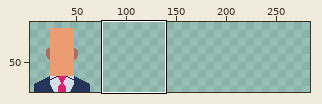
File history of a sprite sheet, assets/characters.png. Above: a wide view before the commit, with the close-up outlined.
Close-up. Earlier state:
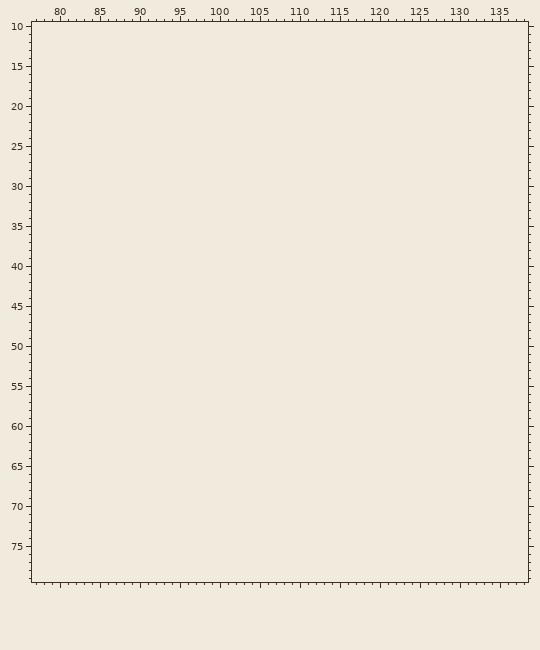
The file is 72x80 pixels. Shown: x 77..138, y 10..79. The old version is drawn lined up with the new one, on the new canvas. The wide view leaves out empty margins. The commit also changed other parts of the picture, which this record leaves out.
Now the later version:
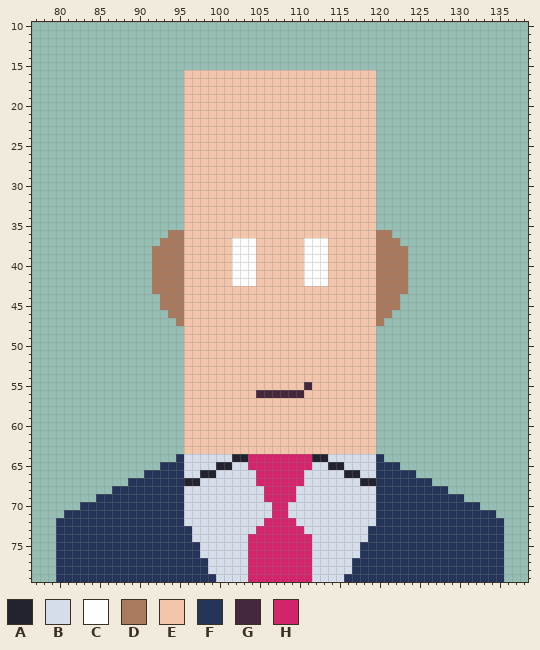
Palette (. is transparent): A #23232f  B #d5ddea  C #ffffff  D #aa7a5f  E #f3c5ac  F #253559  G #45283c  H #d3256c
Diff:
canvas 72x80 -> 288x80
y 16..35: x 96..119 ........................ -> EEEEEEEEEEEEEEEEEEEEEEEE
y 36: x 94..121 ............................ -> DDEEEEEEEEEEEEEEEEEEEEEEEEDD
y 37: x 93..122 .............................. -> DDDEEEEEECCCEEEEEECCCEEEEEEDDD
y 38..42: x 92..123 ................................ -> DDDDEEEEEECCCEEEEEECCCEEEEEEDDDD
y 43: x 92..123 ................................ -> DDDDEEEEEEEEEEEEEEEEEEEEEEEEDDDD
y 44..45: x 93..122 .............................. -> DDDEEEEEEEEEEEEEEEEEEEEEEEEDDD
y 46: x 94..121 ............................ -> DDEEEEEEEEEEEEEEEEEEEEEEEEDD
y 47: x 95..120 .......................... -> DEEEEEEEEEEEEEEEEEEEEEEEED
y 48..54: x 96..119 ........................ -> EEEEEEEEEEEEEEEEEEEEEEEE
y 55: x 96..119 ........................ -> EEEEEEEEEEEEEEEGEEEEEEEE
y 56: x 96..119 ........................ -> EEEEEEEEEGGGGGGEEEEEEEEE
y 57..63: x 96..119 ........................ -> EEEEEEEEEEEEEEEEEEEEEEEE
y 64: x 95..120 .......................... -> FBBBBBBAAHHHHHHHHAABBBBBBF
y 65: x 93..122 .............................. -> FFFBBBBAABBHHHHHHHHBBAABBBBFFF
y 66: x 91..124 .................................. -> FFFFFBBAABBBBBHHHHHHBBBBBAABBFFFFF
y 67: x 89..126 ...................................... -> FFFFFFFAABBBBBBBHHHHHHBBBBBBBAAFFFFFFF
y 68: x 87..128 .......................................... -> FFFFFFFFFBBBBBBBBBBHHHHBBBBBBBBBBFFFFFFFFF
y 69: x 85..130 .............................................. -> FFFFFFFFFFFBBBBBBBBBBHHHHBBBBBBBBBBFFFFFFFFFFF
y 70: x 83..132 .................................................. -> FFFFFFFFFFFFFBBBBBBBBBBBHHBBBBBBBBBBBFFFFFFFFFFFFF
y 71: x 81..134 ...................................................... -> FFFFFFFFFFFFFFFBBBBBBBBBBBHHBBBBBBBBBBBFFFFFFFFFFFFFFF
y 72: x 80..135 ........................................................ -> FFFFFFFFFFFFFFFFBBBBBBBBBBHHHHBBBBBBBBBBFFFFFFFFFFFFFFFF
y 73: x 80..135 ........................................................ -> FFFFFFFFFFFFFFFFFBBBBBBBBHHHHHHBBBBBBBBFFFFFFFFFFFFFFFFF
y 74: x 80..135 ........................................................ -> FFFFFFFFFFFFFFFFFBBBBBBBHHHHHHHHBBBBBBBFFFFFFFFFFFFFFFFF
y 75..76: x 80..135 ........................................................ -> FFFFFFFFFFFFFFFFFFBBBBBBHHHHHHHHBBBBBBFFFFFFFFFFFFFFFFFF
y 77..78: x 80..135 ........................................................ -> FFFFFFFFFFFFFFFFFFFBBBBBHHHHHHHHBBBBBFFFFFFFFFFFFFFFFFFF
y 79: x 80..135 ........................................................ -> FFFFFFFFFFFFFFFFFFFFBBBBHHHHHHHHBBBBFFFFFFFFFFFFFFFFFFFF
Changed places in both close-ups, as pixel boxes (x1, y1, x2, y2):
added: (56, 70, 504, 582)
